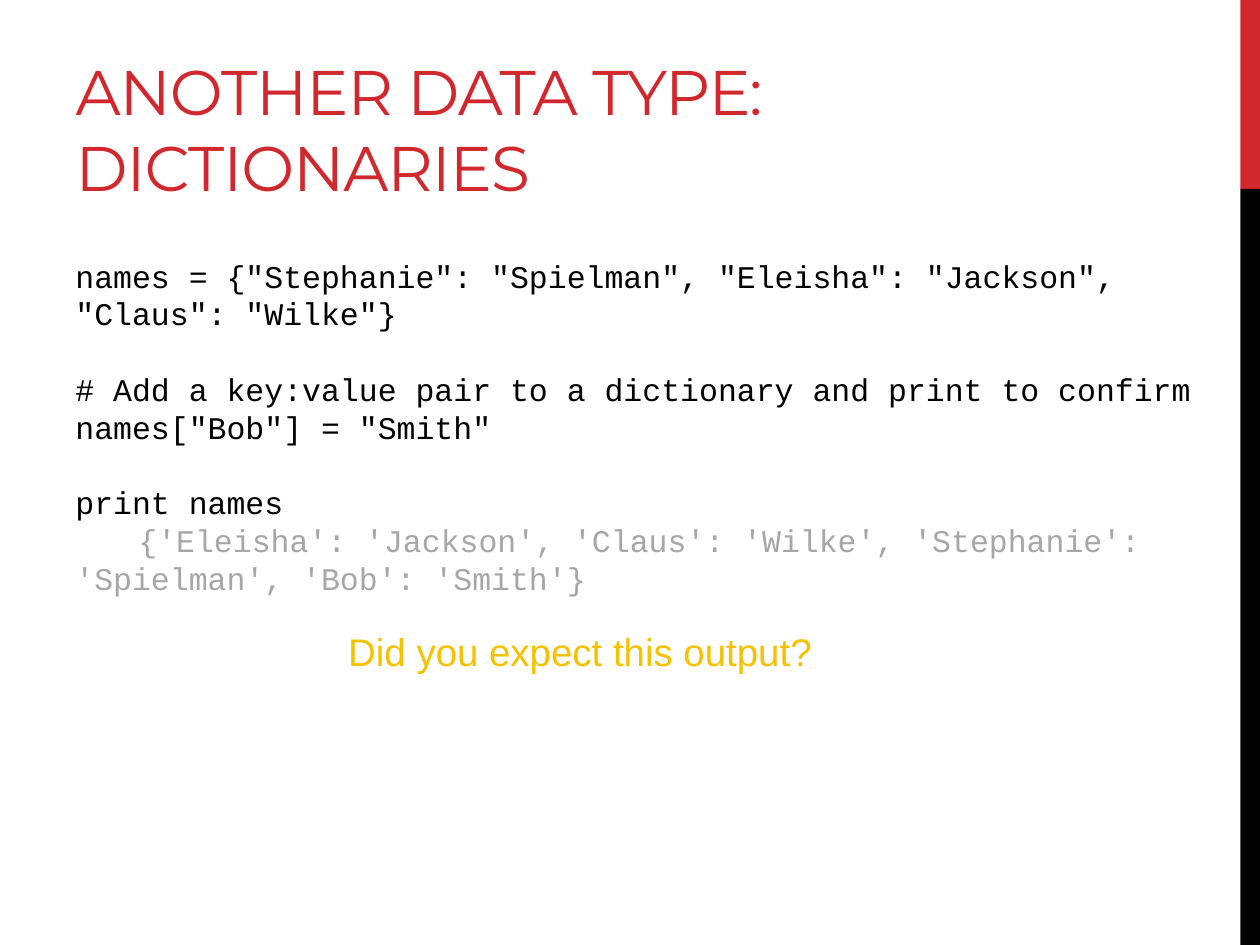
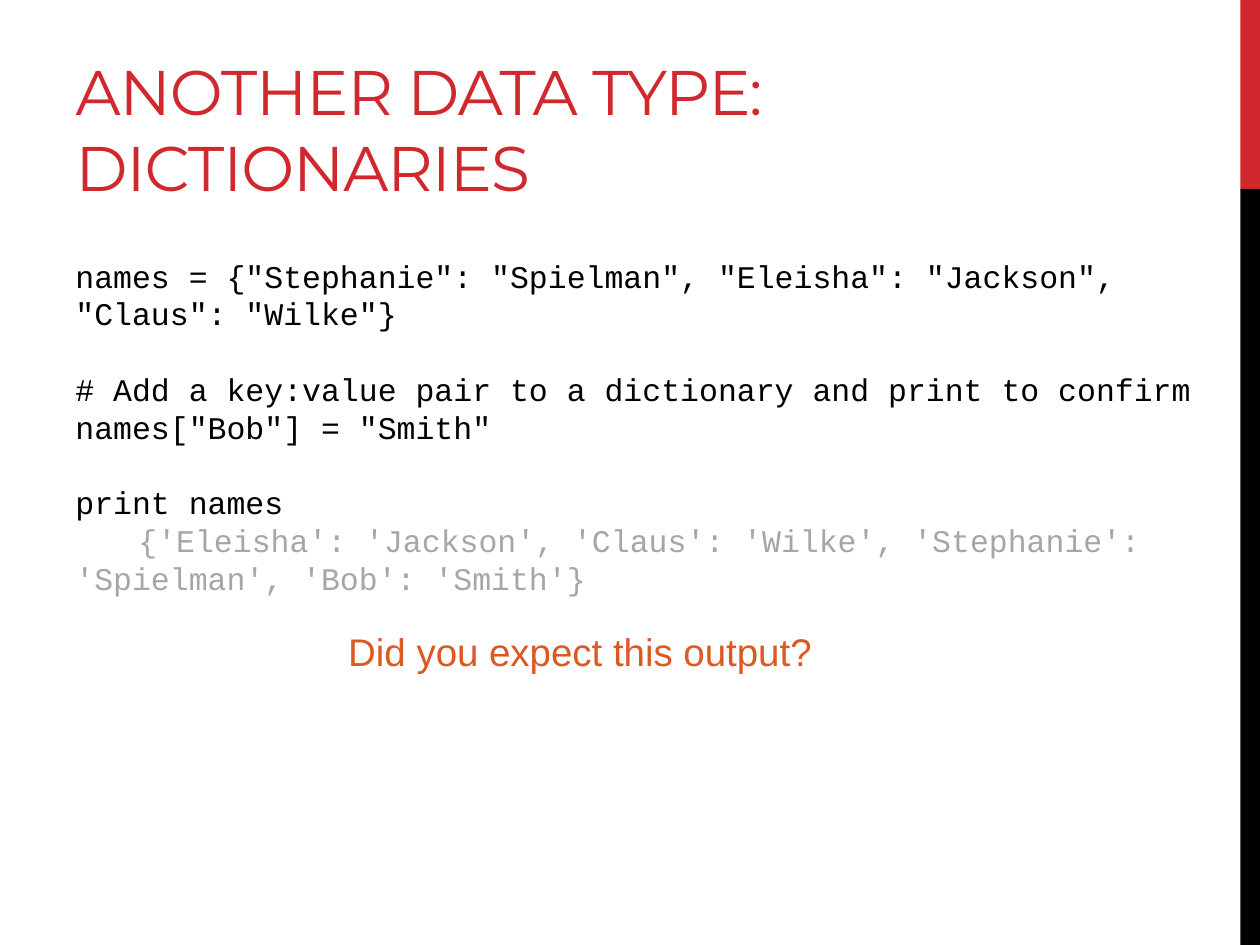
Before and after one commit to BjornFJohansson/ccbb_bigdata2015_python, a slide deck: slide 3 of slides/day2_slides.pptx. Drawn at 1260x945 pixels with LibreOffice and Linux fonts; fonts in the diff are those of the drawing. Boxes give left, top, right and bottom in pixels: in the first picture for what was removed or moved away, otherwise in the second. Text is boxed around its words. In the diff, an @@ line names an element or a change of style, - is before the commit and + after.

```diff
--- a/slides/day2_slides.pptx
+++ b/slides/day2_slides.pptx
@@ text "Did you expect this output?" at [348, 638, 811, 674]: text colour #F5C201 to #DC5924 @@
```
Also in this commit, not shown: 1 other slide changed, 30 slides added, 1 slide removed, 1 other file.
